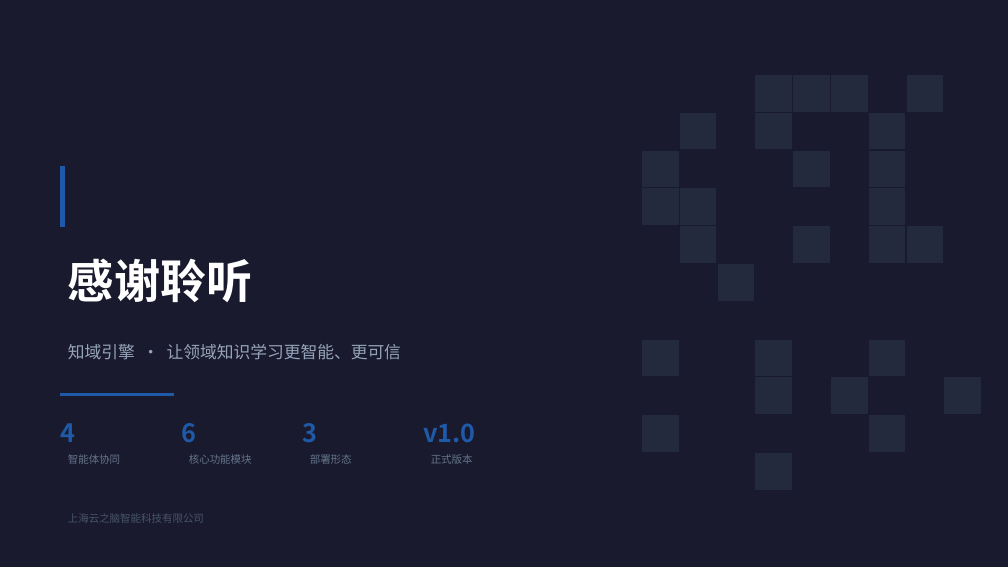
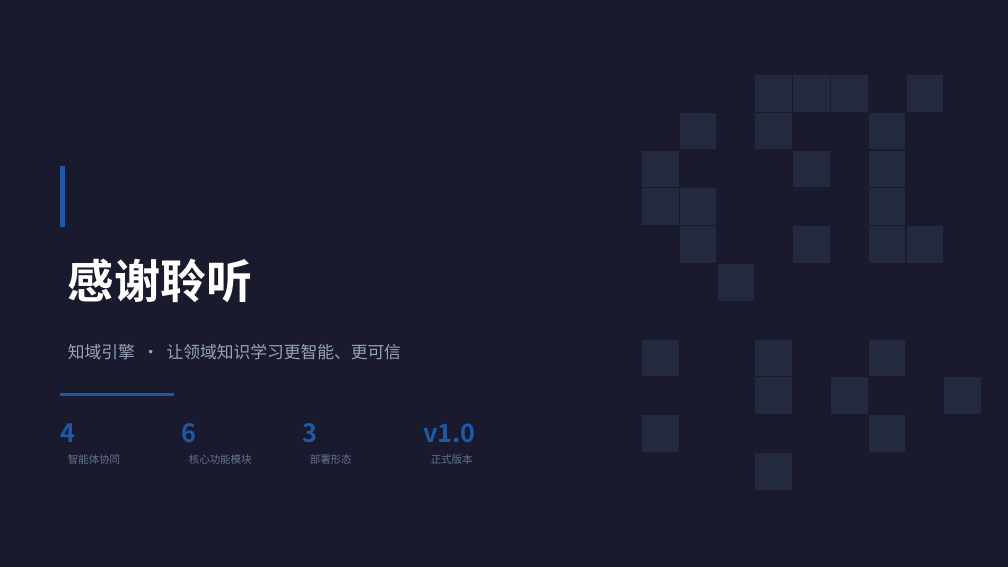
Before and after one commit to qiuyuebai-bot/test, a slide deck: slide 15 of 知域引擎_项目介绍.pptx. Drawn at 1008x567 pixels with LibreOffice and Linux fonts; fonts in the diff are those of the drawing. Boxes give left, top, right and bottom in pixels: in the first picture for what was removed or moved away, otherwise in the second. Text is boxed around its words. In the diff, an @@ line names an element or a change of style, - is before the commit and + after.

```diff
--- a/知域引擎_项目介绍.pptx
+++ b/知域引擎_项目介绍.pptx
@@ text removed at bbox=[68, 514, 204, 523] @@
-上海云之脑智能科技有限公司
```
Also in this commit, not shown: 1 other slide changed, 2 other files.
